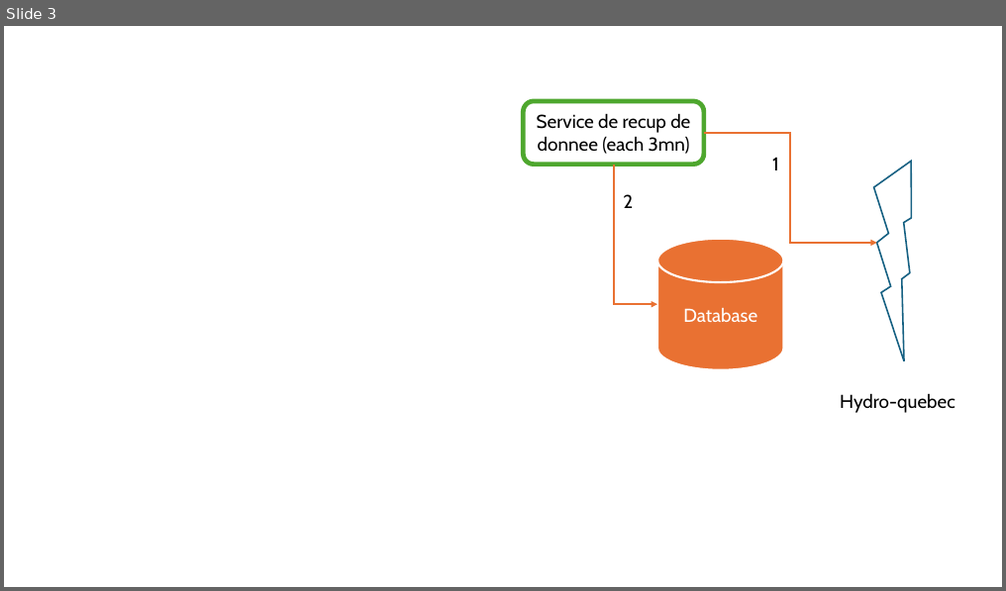
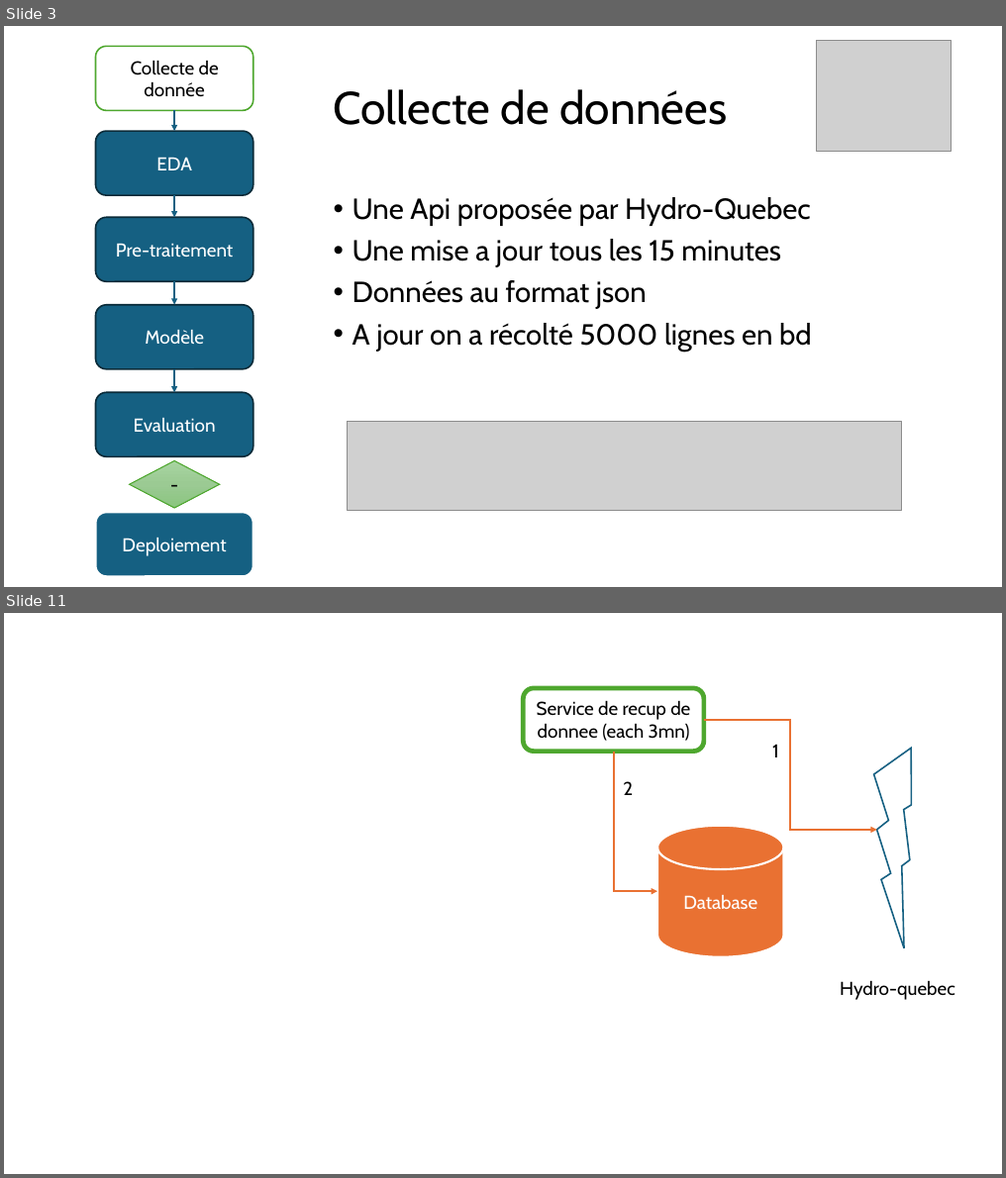
Before and after one commit to seelfidha/hydro-quebec-prediction, a slide deck: prez/architecture.pptx. Shown one above the other, each under a label of ours: slide 3 before the commit, slides 3 and 11 after it; the slides between them are not shown. The pictures are 1006x591 and 1006x1178 pixels, drawn with LibreOffice and Linux fonts; fonts in the diff are those of the drawing; grey boxes stand for pictures. Boxes give left, top, right and bottom in pixels: in the first picture for what was removed or moved away, otherwise in the second. Text is boxed around its words. In the diff, an @@ line names an element or a change of style, - is before the commit and + after.

```diff
--- a/prez/architecture.pptx
+++ b/prez/architecture.pptx
@@ slide 3 added at <box>4,26,1002,587</box>, background #FFFFFF @@
@@ rounded rectangle added at <box>95,46,253,110</box>, fill #FFFFFF, outline #4EA72E 1.5 pt, 18 pt, text #000000 @@
+Collecte de donnée
@@ picture added at <box>816,40,951,151</box> @@
@@ arrow added from (174, 110) to (174, 131), #156082 1.5 pt @@
@@ title added at <box>334,89,727,125</box>, 44 pt, text #000000 @@
+Collecte de données
@@ rounded rectangle added at <box>95,131,253,195</box>, fill #156082, outline #092A39 1.5 pt, 18 pt, text #FFFFFF @@
+EDA
@@ arrow added from (174, 195) to (174, 218), #156082 1.5 pt @@
@@ text added at <box>352,197,812,352</box>, 28 pt, text #000000 @@
+• Une Api proposée par Hydro-Quebec
+• Une mise a jour tous les 15 minutes
+• Données au format json
+• A jour on a récolté 5000 lignes en bd
@@ rounded rectangle added at <box>95,218,253,282</box>, fill #156082, outline #092A39 1.5 pt, 18 pt, text #FFFFFF @@
+Pre-traitement
@@ arrow added from (174, 282) to (174, 305), #156082 1.5 pt @@
@@ rounded rectangle added at <box>95,305,253,370</box>, fill #156082, outline #092A39 1.5 pt, 18 pt, text #FFFFFF @@
+Modèle
@@ arrow added from (174, 370) to (174, 393), #156082 1.5 pt @@
@@ rounded rectangle added at <box>95,393,253,458</box>, fill #156082, outline #092A39 1.5 pt, 18 pt, text #FFFFFF @@
+Evaluation
@@ picture added at <box>347,421,901,510</box> @@
@@ diamond added at <box>129,461,219,508</box>, fill gradient #A8D5A0 to #9CCA94 to #8AC680, outline #4EA72E 1 pt, 18 pt, text #000000 @@
+-
@@ rounded rectangle added at <box>95,513,253,577</box>, fill #156082, outline #FFFFFF 2 pt, 18 pt, text #FFFFFF @@
+Deploiement
@@ what was slide 3 is now slide 11 @@
```
Also in this commit, not shown: 2 slides changed, 14 other slides added, 5 other files.
